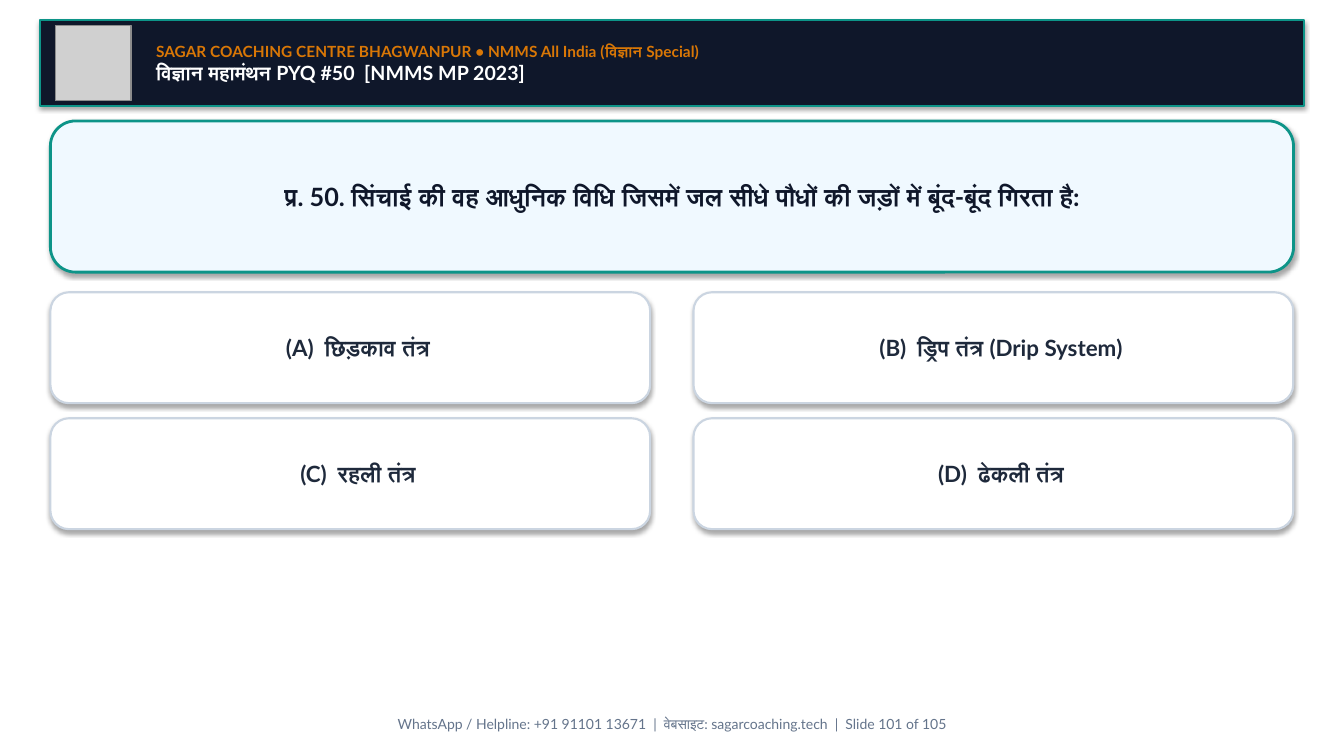
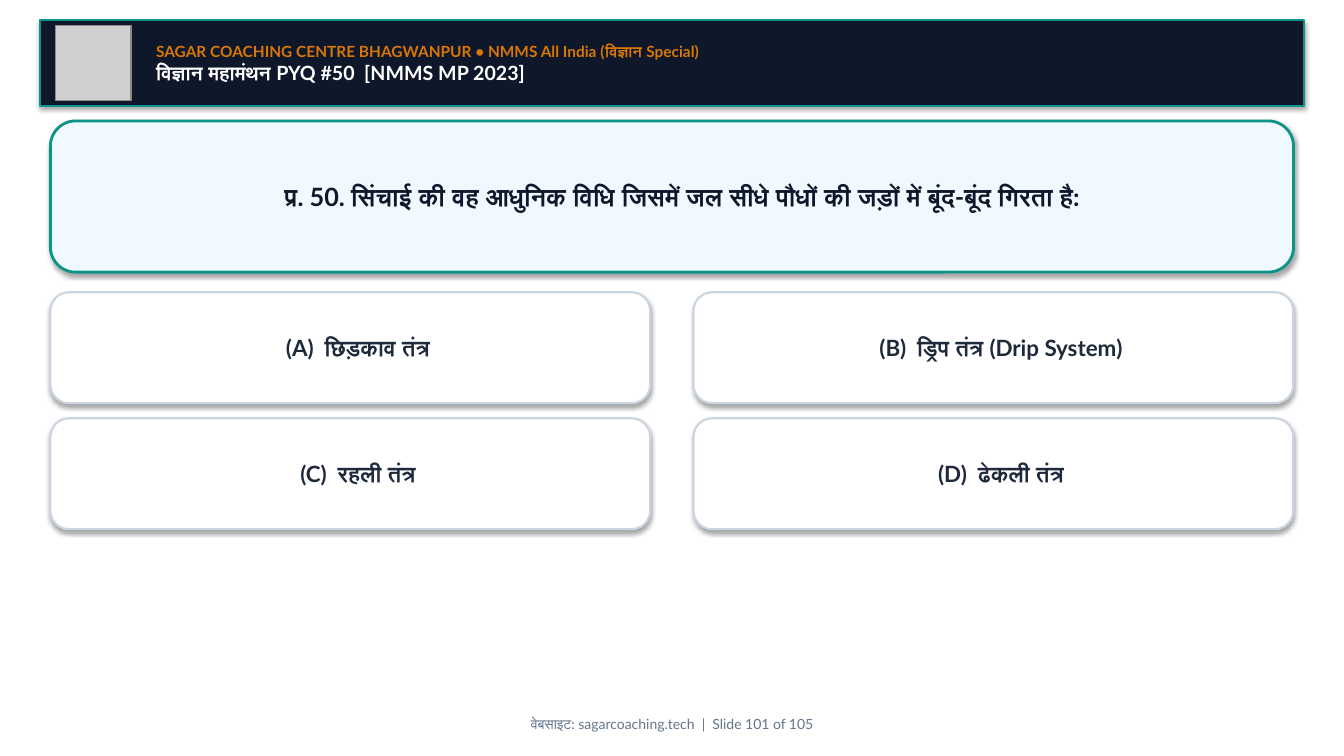
Before and after one commit to Sudhirkr85/nnms, a slide deck: slide 101 of Science_Complete_Course_SagarSir/04_Science_MahaManthan_मॉक_टेस्ट्स/Class_21_Grand_Final_Science_MahaManthan.pptx. Drawn at 1344x756 pixels with LibreOffice and Linux fonts; fonts in the diff are those of the drawing; grey boxes stand for pictures. Boxes give left, top, right and bottom in pixels: in the first picture for what was removed or moved away, otherwise in the second. Text is boxed around its words. In the diff, an @@ line names an element or a change of style, - is before the commit and + after.

```diff
--- a/Science_Complete_Course_SagarSir/04_Science_MahaManthan_मॉक_टेस्ट्स/Class_21_Grand_Final_Science_MahaManthan.pptx
+++ b/Science_Complete_Course_SagarSir/04_Science_MahaManthan_मॉक_टेस्ट्स/Class_21_Grand_Final_Science_MahaManthan.pptx
@@ text at (531,718,813,732): text changed @@
-WhatsApp / Helpline: +91 91101 13671 | वेबसाइट: sagarcoaching.tech | Slide 101 of 105
+वेबसाइट: sagarcoaching.tech | Slide 101 of 105
```
Also in this commit, not shown: 104 other slides changed, 51 other files.
